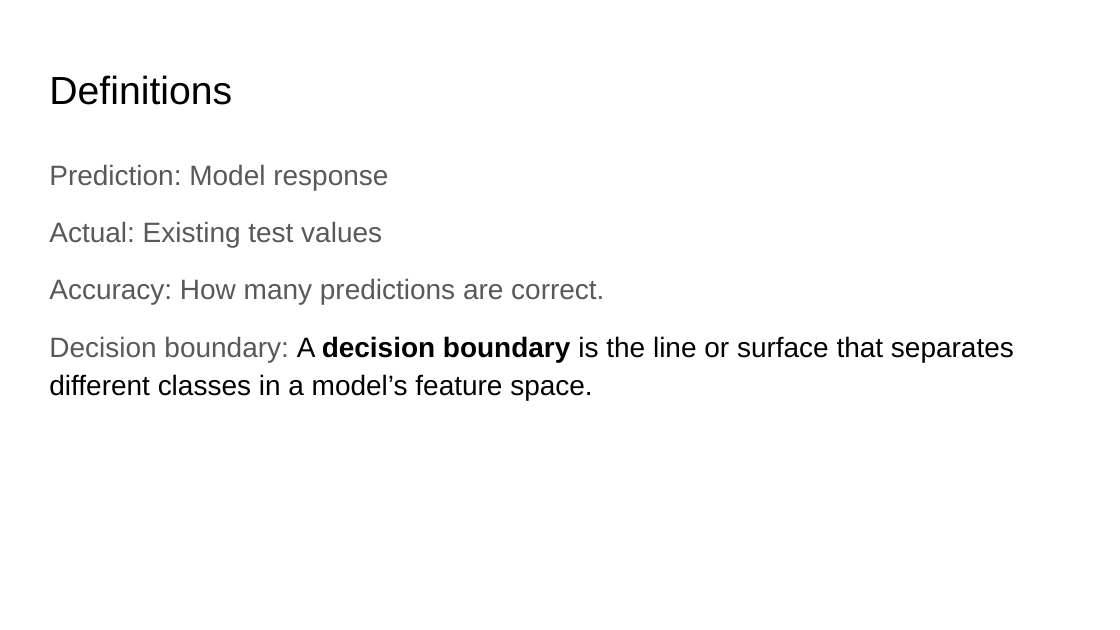
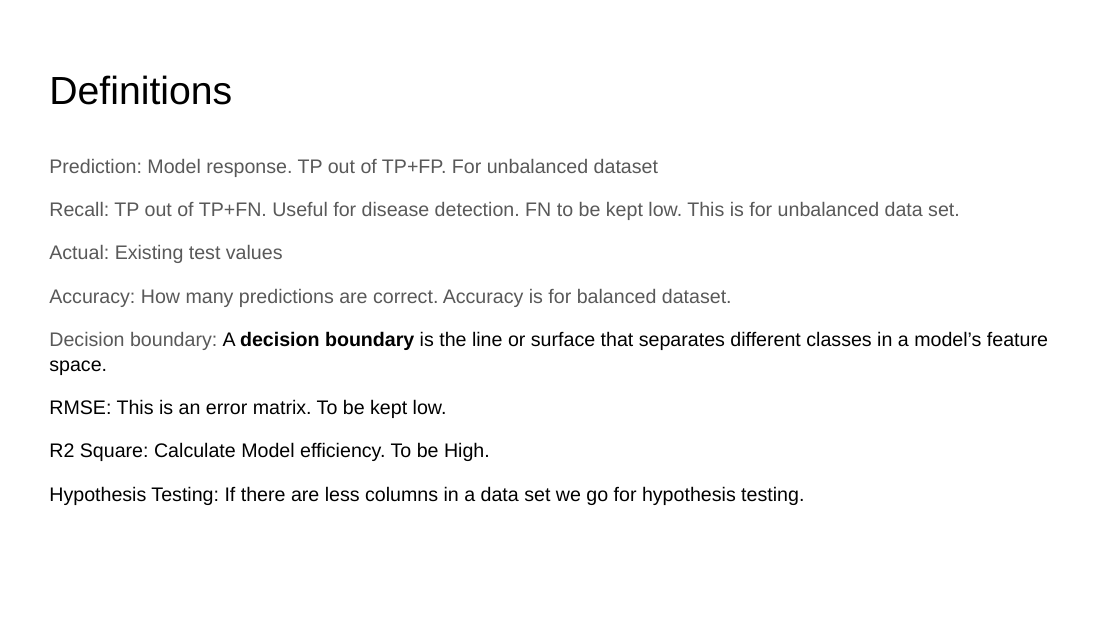
Before and after one commit to anjanasingh1/AI_ML, a slide deck: slide 6 of fundamentals/notes/Notes.pptx (slide 2 before the commit). Drawn at 1120x630 pixels with LibreOffice and Linux fonts; fonts in the diff are those of the drawing. Boxes give left, top, right and bottom in pixels: in the first picture for what was removed or moved away, otherwise in the second. Text is boxed around its words. In the diff, an @@ line names an element or a change of style, - is before the commit and + after.

```diff
--- a/fundamentals/notes/Notes.pptx
+++ b/fundamentals/notes/Notes.pptx
@@ text at (49,159,960,220): text changed; size 18 to 12.6 pt @@
-Prediction: Model response
+Prediction: Model response. TP out of TP+FP. For unbalanced dataset
+Recall: TP out of TP+FN. Useful for disease detection. FN to be kept low. This is for unbalanced data set.
@@ text at (49,245,1048,375): size 18 to 12.6 pt in "Actual: Existing test values", "Decision boundary: A decision boundary is the ..."; line spacing 1.15 to 1.05 @@
@@ text at (49,289,732,307): text changed; size 18 to 12.6 pt @@
-Accuracy: How many predictions are correct.
+Accuracy: How many predictions are correct. Accuracy is for balanced dataset.
@@ text at (49,399,804,505): paragraphs added @@
+RMSE: This is an error matrix. To be kept low.
+R2 Square: Calculate Model efficiency. To be High.
+Hypothesis Testing: If there are less columns in a data set we go for hypothesis testing.
```
Also in this commit, not shown: 14 slides added.
